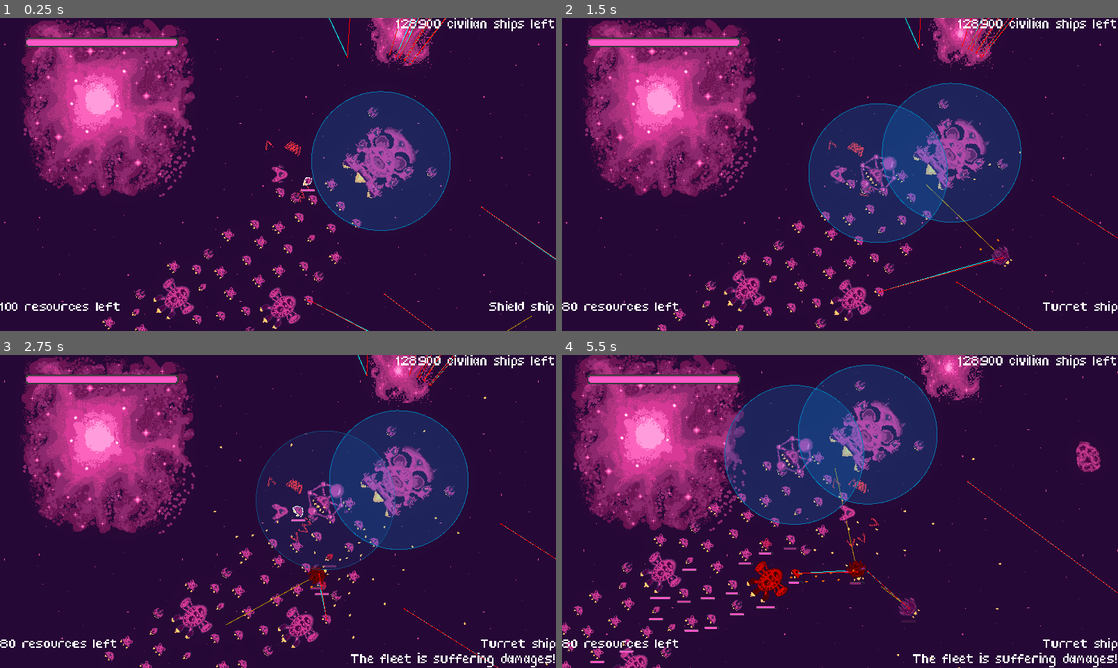
Above: before the commit, frames 1-4 (two rows, left to right).
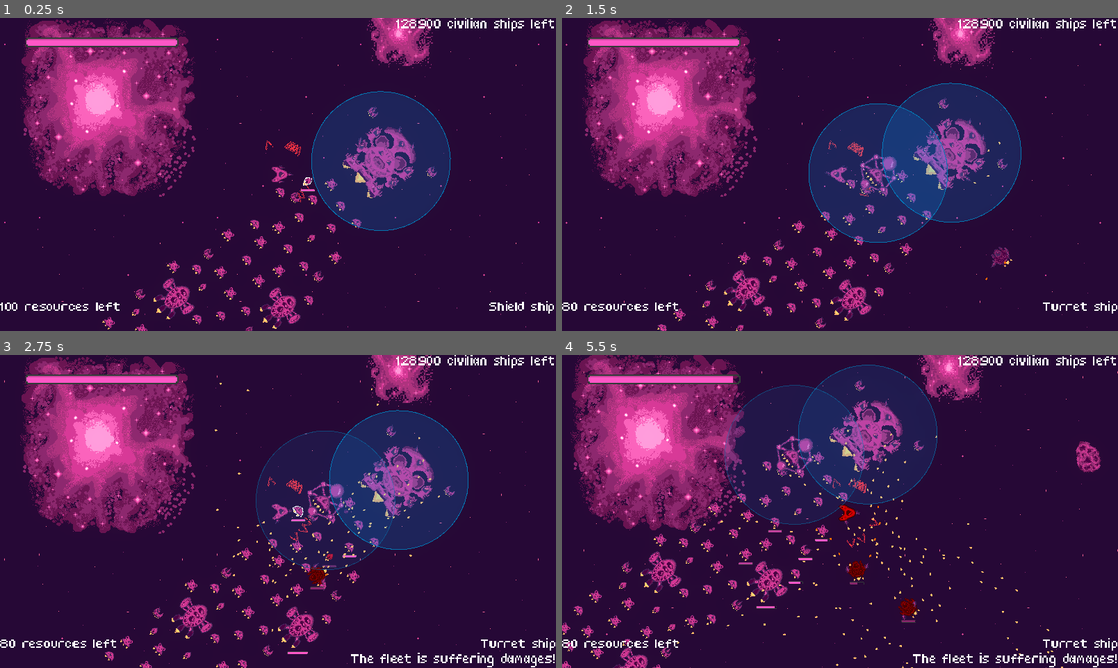
Above: after the commit, the same moments.

Repository: bear-minimum-studio/space-bear
Game: Godot game, scene res://Game.tscn
Two runs of this game, one before a commit and one after it. Both use one fixed random seed, a clock stepped at 60 frames per second and the inputs below.
Inputs:
- Up to frame 1 (0.25 s): no input
- Up to frame 2 (1.5 s): tap Enter (upgrade) at 0.5 s; hold Right (turn_right) 0.53-1.28 s; hold G (grappling_hook) 0.53-1.28 s; hold Ctrl (brake) from 1.28 s (still down); tap X (cycle_selection) at 1.35 s
- Up to frame 3 (2.75 s): tap G (grappling_hook) at 1.55 s; release Ctrl (brake) at 2.03 s; hold Right (turn_right) from 2.03 s (still down); hold G (grappling_hook) from 2.03 s (still down); tap Down (decelerate) at 2.1 s
- Up to frame 4 (5.5 s): release Right (turn_right) at 2.78 s; release G (grappling_hook) at 2.78 s; hold Up (accelerate) 2.78-3.53 s; tap Space (fire) at 2.85 s; tap G (grappling_hook) at 3.05, 4.55 s; hold G (grappling_hook) 3.53-4.28 s; hold Left (turn_left) 3.53-5.03 s; tap F (turret_fire) at 4.35 s; hold Ctrl (brake) from 5.03 s (still down); hold G (grappling_hook) from 5.03 s (still down)

The runs differ from the first frame. In frame 1, 0.4% of the frame differs, in the area x 25-100%, y 0-100%; in frame 2, 0.5%; in frame 3, 0.7%; in frame 4, 4.7%, in the area x 5-100%, y 3-100%.

Commit message:
refacto: Add basic turret type and make auto turrets heritate from basic turrets

Diff:
--- /dev/null
+++ b/npc/AutoTurret.gd
@@ -0,0 +1,42 @@
+@tool
+extends "res://npc/Turret.gd"
+
+@export_range(0.0, 500.0, 10.0, "or_greater") var turret_range: float = 250.0 :
+	set(new_turret_range):
+		turret_range = new_turret_range
+		if collision_shape_2d != null:
+			collision_shape_2d.shape.radius = turret_range
+		queue_redraw()
+
+var target : Node2D = null
+
+func _physics_process(delta):
+	if Engine.is_editor_hint():
+		return
+
+	super._physics_process(delta)
+	if target != null:
+		shoot()
+
+func _set_target():
+	var bodies: Array[Node2D] = get_overlapping_bodies()
+	var potential_targets = bodies.filter(func(body): return body.is_in_group(bullet_target_mapping[bullet_type]))
+	target = Helpers.find_nearest_node(shooter, potential_targets)
+
+func _set_rotation_target():
+	if(shooter == null):
+		return
+
+	if target == null:
+		_set_target()
+
+	if target == null:
+		rotation_target = shooter.global_rotation
+		return
+
+	var direction_to_target = (target.global_position - global_position).normalized()
+	var shooter_velocity = Helpers.get_velocity(shooter)
+	var target_velocity = Helpers.get_velocity(target)
+	var correction = (target_velocity - shooter_velocity) / bullet_speed
+	var shooting_direction = direction_to_target + correction
+	rotation_target = shooting_direction.angle() - shooter.global_rotation
--- /dev/null
+++ b/npc/AutoTurret.tscn
@@ -0,0 +1,15 @@
+[gd_scene load_steps=4 format=3 uid="uid://dgesufvtht7nu"]
+
+[ext_resource type="PackedScene" uid="uid://boraidb6nocfq" path="res://npc/Turret.tscn" id="1_a53qq"]
+[ext_resource type="Script" path="res://npc/AutoTurret.gd" id="2_42wyu"]
+
+[sub_resource type="CircleShape2D" id="CircleShape2D_1dt3m"]
+resource_local_to_scene = true
+radius = 250.0
+
+[node name="Turret" instance=ExtResource("1_a53qq")]
+script = ExtResource("2_42wyu")
+turret_range = 250.0
+
+[node name="CollisionShape2D" parent="." index="0"]
+shape = SubResource("CircleShape2D_1dt3m")
--- a/npc/Turret.gd
+++ b/npc/Turret.gd
@@ -1,14 +1,6 @@
-@tool
 extends Area2D
 
 @onready var collision_shape_2d = $CollisionShape2D
-
-@export_range(0.0, 500.0, 10.0, "or_greater") var turret_range: float = 250.0 :
-	set(new_turret_range):
-		turret_range = new_turret_range
-		if collision_shape_2d != null:
-			collision_shape_2d.shape.radius = turret_range
-		queue_redraw()
 
 @export_range(0.0, 100.0) var bullet_spread = 0.0
 
@@ -38,44 +30,19 @@
 
 @onready var nozzle = $Nozzle
 
-@onready var rotation_target: float = global_rotation
+@onready var rotation_target: float = rotation
 
-var target : Node2D = null
 var shooter : PhysicsBody2D = null
 
 func init(new_shooter: PhysicsBody2D) -> void:
 	shooter = new_shooter
 
 func _physics_process(delta):
-	if Engine.is_editor_hint():
-		return
-
-	_set_target()
 	_set_rotation_target()
-	global_rotation = lerp_angle(global_rotation, rotation_target, rotation_speed * delta)
-
-	if target != null:
-		shoot()
-
-func _set_target():
-	var bodies: Array[Node2D] = get_overlapping_bodies()
-	var potential_targets = bodies.filter(func(body): return body.is_in_group(bullet_target_mapping[bullet_type]))
-	target = Helpers.find_nearest_node(get_parent(), potential_targets)
+	rotation = lerp_angle(rotation, rotation_target, rotation_speed * delta)
 
 func _set_rotation_target():
-	if(shooter == null):
-		return
-
-	if target == null:
-		rotation_target = shooter.global_rotation
-		return
-
-	var direction_to_target = (target.global_position - global_position).normalized()
-	var shooter_velocity = Helpers.get_velocity(shooter)
-	var target_velocity = Helpers.get_velocity(target)
-	var correction = (target_velocity - shooter_velocity) / bullet_speed
-	var shooting_direction = direction_to_target + correction
-	rotation_target = shooting_direction.angle()
+	pass
 
 func shoot():
 	if _reloading:
--- a/npc/Turret.tscn
+++ b/npc/Turret.tscn
@@ -9,7 +9,7 @@
 
 [node name="Turret" type="Area2D"]
 collision_layer = 0
-collision_mask = 2
+collision_mask = 10
 script = ExtResource("1_s1iw8")
 bullet_spread = 10.0
 bullets_per_second = 12.0
--- a/npc/civilians/TurretShip.tscn
+++ b/npc/civilians/TurretShip.tscn
@@ -3,7 +3,7 @@
 [ext_resource type="PackedScene" uid="uid://etyatu5407jp" path="res://npc/civilians/AbstractCivilianShip.tscn" id="1_0bdkf"]
 [ext_resource type="Texture2D" uid="uid://876ifecl54ww" path="res://npc/civilians/vaisseau_defense.png" id="2_0o62w"]
 [ext_resource type="Texture2D" uid="uid://dg1k0isxxsv4q" path="res://npc/civilians/vaisseau_defense_flammes.png" id="3_qquy2"]
-[ext_resource type="PackedScene" uid="uid://boraidb6nocfq" path="res://npc/Turret.tscn" id="5_34wb2"]
+[ext_resource type="PackedScene" uid="uid://dgesufvtht7nu" path="res://npc/AutoTurret.tscn" id="4_273rr"]
 
 [sub_resource type="CircleShape2D" id="CircleShape2D_t24if"]
 
@@ -27,5 +27,5 @@
 
 [node name="Turrets" type="Node2D" parent="." index="8"]
 
-[node name="Turret" parent="Turrets" index="0" instance=ExtResource("5_34wb2")]
+[node name="Turret" parent="Turrets" index="0" instance=ExtResource("4_273rr")]
 bullet_type = 1
--- a/npc/enemies/AbstractEnemy.tscn
+++ b/npc/enemies/AbstractEnemy.tscn
@@ -1,9 +1,8 @@
-[gd_scene load_steps=8 format=3 uid="uid://cxxrm5lvp7lfs"]
+[gd_scene load_steps=7 format=3 uid="uid://cxxrm5lvp7lfs"]
 
 [ext_resource type="PackedScene" uid="uid://dujcwt8umqhfd" path="res://npc/AbstractShip.tscn" id="1_oxqnl"]
 [ext_resource type="Script" path="res://npc/enemies/AbstractEnemy.gd" id="2_e7uub"]
 [ext_resource type="Texture2D" uid="uid://n3c3ak0fpgmd" path="res://npc/enemies/bad_guy.png" id="3_cry1g"]
-[ext_resource type="PackedScene" uid="uid://boraidb6nocfq" path="res://npc/Turret.tscn" id="4_s7kpp"]
 [ext_resource type="Texture2D" uid="uid://cx4q5chna3esj" path="res://npc/enemies/bad_guy_flammes.png" id="4_toa7b"]
 [ext_resource type="PackedScene" uid="uid://b5lpsi323wl6q" path="res://npc/enemies/AbstractBehavior.tscn" id="6_1tl73"]
 
@@ -44,14 +43,6 @@
 
 [node name="Turrets" type="Node2D" parent="." index="7"]
 
-[node name="Turret" parent="Turrets" index="0" instance=ExtResource("4_s7kpp")]
-position = Vector2(0, 25)
-collision_mask = 8
-
-[node name="Turret2" parent="Turrets" index="1" instance=ExtResource("4_s7kpp")]
-position = Vector2(0, -24)
-collision_mask = 8
-
 [node name="Behavior" parent="." index="8" instance=ExtResource("6_1tl73")]
 
 [connection signal="target_position_updated" from="Behavior" to="." method="_on_behavior_target_position_updated"]
--- a/npc/enemies/Enemy.tscn
+++ b/npc/enemies/Enemy.tscn
@@ -1,13 +1,23 @@
-[gd_scene load_steps=4 format=3 uid="uid://cnctphhxtu347"]
+[gd_scene load_steps=5 format=3 uid="uid://cnctphhxtu347"]
 
 [ext_resource type="PackedScene" uid="uid://cxxrm5lvp7lfs" path="res://npc/enemies/AbstractEnemy.tscn" id="1_vfgof"]
 [ext_resource type="Script" path="res://npc/enemies/Enemy.gd" id="2_56xao"]
 [ext_resource type="Script" path="res://npc/enemies/ProximityBehavior.gd" id="2_vut8c"]
+[ext_resource type="PackedScene" uid="uid://dgesufvtht7nu" path="res://npc/AutoTurret.tscn" id="3_1eig1"]
 
 [node name="Enemy" instance=ExtResource("1_vfgof")]
 script = ExtResource("2_56xao")
 proximity_ratio = 0.7
 explosion_scale = 2.0
 
+[node name="NavigationAgent2D" parent="." index="3"]
+debug_enabled = false
+
+[node name="Turret" parent="Turrets" index="0" instance=ExtResource("3_1eig1")]
+position = Vector2(2.08165e-12, 25)
+
+[node name="Turret2" parent="Turrets" index="1" instance=ExtResource("3_1eig1")]
+position = Vector2(2.08165e-12, -25)
+
 [node name="Behavior" parent="." index="8"]
 script = ExtResource("2_vut8c")
--- a/npc/mother-ship/MotherShip.tscn
+++ b/npc/mother-ship/MotherShip.tscn
@@ -3,8 +3,8 @@
 [ext_resource type="PackedScene" uid="uid://etyatu5407jp" path="res://npc/civilians/AbstractCivilianShip.tscn" id="1_0bdkf"]
 [ext_resource type="Texture2D" uid="uid://btbb3mr4sxjg4" path="res://npc/mother-ship/mothership_flammes.png" id="2_mye72"]
 [ext_resource type="Texture2D" uid="uid://cwbr4f3kr4ird" path="res://npc/mother-ship/mothership.png" id="3_kencp"]
-[ext_resource type="PackedScene" uid="uid://boraidb6nocfq" path="res://npc/Turret.tscn" id="4_niboy"]
 [ext_resource type="PackedScene" uid="uid://djo7oaxj6obr3" path="res://shield/Shield.tscn" id="5_7a3ox"]
+[ext_resource type="PackedScene" uid="uid://dgesufvtht7nu" path="res://npc/AutoTurret.tscn" id="5_vqqiw"]
 
 [sub_resource type="CapsuleShape2D" id="CapsuleShape2D_tks0q"]
 radius = 71.0
@@ -45,22 +45,34 @@
 
 [node name="Turrets" type="Node2D" parent="." index="9"]
 
-[node name="Turret" parent="Turrets" index="0" instance=ExtResource("4_niboy")]
-position = Vector2(-13, 77)
+[node name="Turret" parent="Turrets" index="0" instance=ExtResource("5_vqqiw")]
+position = Vector2(-15, 80)
 turret_range = 500.0
 bullet_type = 1
+rotation_speed = 10.0
+bullet_speed = 700.0
+bullets_per_second = 24.0
 
-[node name="Turret2" parent="Turrets" index="1" instance=ExtResource("4_niboy")]
+[node name="Turret2" parent="Turrets" index="1" instance=ExtResource("5_vqqiw")]
 position = Vector2(-15, -80)
 turret_range = 500.0
 bullet_type = 1
+rotation_speed = 10.0
+bullet_speed = 700.0
+bullets_per_second = 24.0
 
-[node name="Turret3" parent="Turrets" index="2" instance=ExtResource("4_niboy")]
-position = Vector2(88, -32)
+[node name="Turret3" parent="Turrets" index="2" instance=ExtResource("5_vqqiw")]
+position = Vector2(90, -30)
 turret_range = 500.0
 bullet_type = 1
+rotation_speed = 10.0
+bullet_speed = 700.0
+bullets_per_second = 24.0
 
-[node name="Turret4" parent="Turrets" index="3" instance=ExtResource("4_niboy")]
-position = Vector2(88, 44)
+[node name="Turret4" parent="Turrets" index="3" instance=ExtResource("5_vqqiw")]
+position = Vector2(90, 30)
 turret_range = 500.0
 bullet_type = 1
+rotation_speed = 10.0
+bullet_speed = 700.0
+bullets_per_second = 24.0
--- a/player/Player.gd
+++ b/player/Player.gd
@@ -8,11 +8,7 @@
 @export_range(0.0,3.0,0.05,"or_greater") var time_to_stop = 0.7
 @export_range(0.0,4.0,0.1,"or_greater") var rotation_per_second = 0.7
 
-@export_range(50.0,1000.0,50.0,"or_greater") var bullet_speed : float = 500.0
-@export_range(0.5,50.0) var bullets_per_second = 5.0
-
 @onready var rotation_speed = 2 * PI * rotation_per_second
-@onready var shooting_speed = 1.0 / bullets_per_second
 const HOOK_COOLDOWN = 1.0
 
 var _reloading = false
@@ -26,9 +22,10 @@
 
 @onready var flammes = $Flammes
 @onready var sfx = $SFX
-@onready var turret_control = $P2Turret/P2TurretControl
-@onready var turret = $P2Turret
-@onready var turret_nozzle = $P2Turret/P2TurretControl/P2Nozzle
+@onready var turret = $Turrets/Turret
+@onready var p2_turret_control = $P2Turret/P2TurretControl
+@onready var p2_turret = $P2Turret
+@onready var p2_turret_nozzle = $P2Turret/P2TurretControl/P2Nozzle
 @onready var health_system = $HealthSystem
 @onready var hurt_animation = $HurtAnimation
 @onready var selection_zone = $SelectionZone
@@ -39,27 +36,20 @@
 		auto_turret.init(self)
 
 func _shoot():
-	if _reloading:
-		return
-
-	Events.emit_signal("shoot", global_position, global_rotation, linear_velocity, bullet_speed)
-
-	_reloading = true
-	await get_tree().create_timer(shooting_speed).timeout
-	_reloading = false
+	turret.shoot()
 
 func _shoot_hook():
 	if _reloading_hook:
 		return
 
-	emit_signal("shoot_grappling_hook", turret_nozzle.global_position, turret_control.global_rotation)
+	emit_signal("shoot_grappling_hook", p2_turret_nozzle.global_position, p2_turret_control.global_rotation)
 
 	_reloading_hook = true
 	await get_tree().create_timer(HOOK_COOLDOWN).timeout
 	_reloading_hook = false
 
 func _custom_set_rotation():
-	turret.rotation = -self.rotation
+	p2_turret.rotation = -self.rotation
 
 func _integrate_forces(state):
 	_torque()
@@ -100,7 +90,7 @@
 		_shoot_hook()
 
 func _on_turret_control_shoot():
-	emit_signal("shoot", turret_control.global_position, turret_control.global_rotation, linear_velocity)
+	emit_signal("shoot", p2_turret_control.global_position, p2_turret_control.global_rotation, linear_velocity)
 
 func _on_health_system_hp_changed(health, max_health):
 	Events.emit_signal("player_hp_changed", health, max_health)
--- a/player/Player.tscn
+++ b/player/Player.tscn
@@ -14,6 +14,7 @@
 [ext_resource type="PackedScene" uid="uid://b1a6w4bh4br5v" path="res://helpers/hurt-animation/HurtAnimation.tscn" id="12_uwy2g"]
 [ext_resource type="PackedScene" uid="uid://ba06loe142qwy" path="res://player/SelectionZone.tscn" id="13_n8rio"]
 [ext_resource type="PackedScene" uid="uid://g2uw1el2x1ea" path="res://hud/radar/PlayerRadar.tscn" id="14_fhr4g"]
+[ext_resource type="PackedScene" uid="uid://dgesufvtht7nu" path="res://npc/AutoTurret.tscn" id="15_5mq6c"]
 [ext_resource type="PackedScene" uid="uid://boraidb6nocfq" path="res://npc/Turret.tscn" id="15_du3jo"]
 
 [sub_resource type="CapsuleShape2D" id="CapsuleShape2D_nobpd"]
@@ -34,7 +35,6 @@
 collision_mask = 0
 mass = 50.0
 script = ExtResource("1_rsmvc")
-bullets_per_second = 12.0
 
 [node name="Flammes" type="Sprite2D" parent="."]
 z_index = 10
@@ -95,11 +95,16 @@
 [node name="Turrets" type="Node2D" parent="."]
 
 [node name="Turret" parent="Turrets" instance=ExtResource("15_du3jo")]
-position = Vector2(0, -23)
+position = Vector2(25, 0)
+bullet_spread = 2.5
 bullet_type = 1
 
-[node name="Turret2" parent="Turrets" instance=ExtResource("15_du3jo")]
-position = Vector2(0, 21)
+[node name="AutoTurret" parent="Turrets" instance=ExtResource("15_5mq6c")]
+position = Vector2(2.08165e-12, 20)
+bullet_type = 1
+
+[node name="AutoTurret2" parent="Turrets" instance=ExtResource("15_5mq6c")]
+position = Vector2(2.08165e-12, -20)
 bullet_type = 1
 
 [connection signal="shoot" from="P2Turret/P2TurretControl" to="." method="_on_turret_control_shoot"]
Not shown: 1 places in player/Player.tscn that only renumber resources
